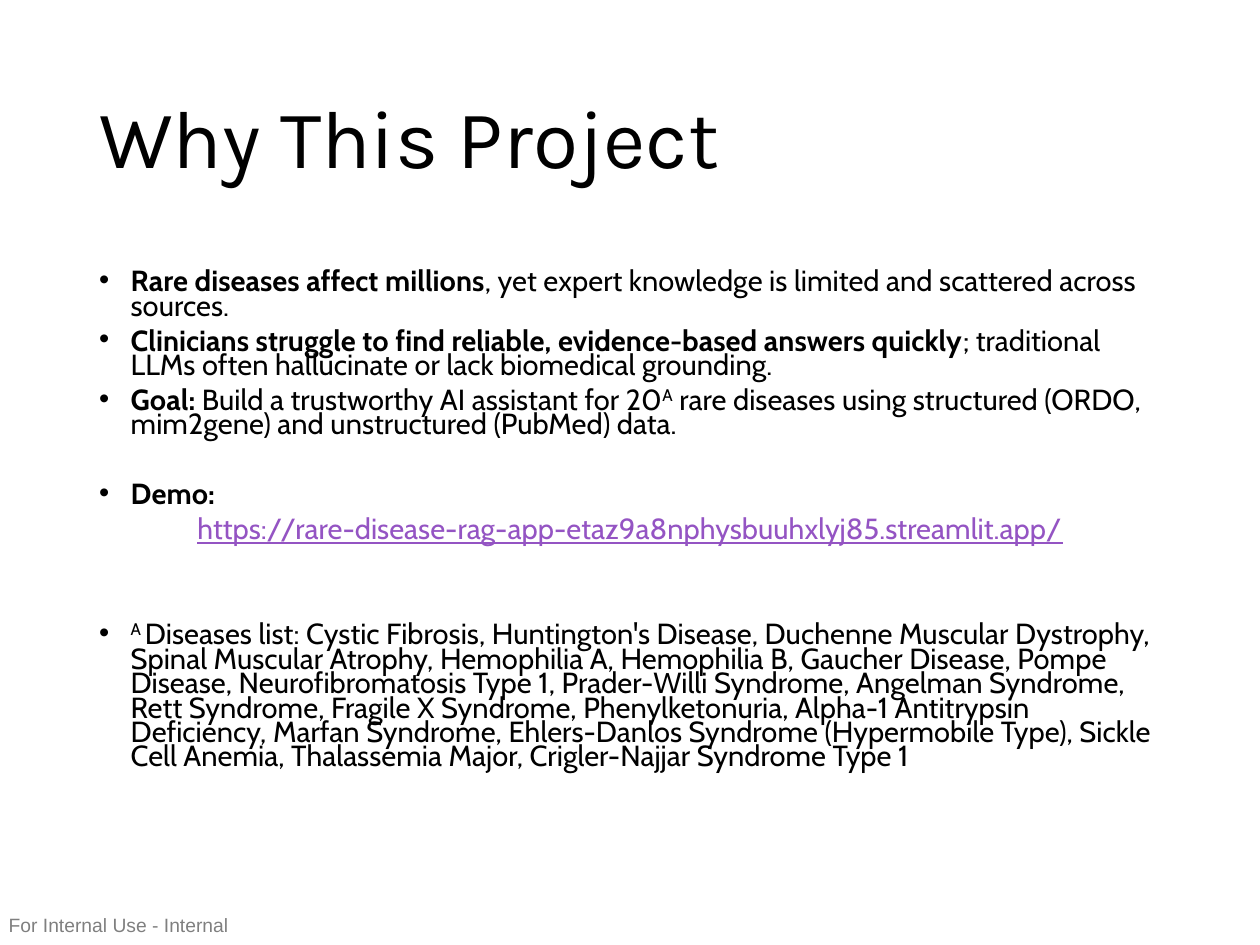
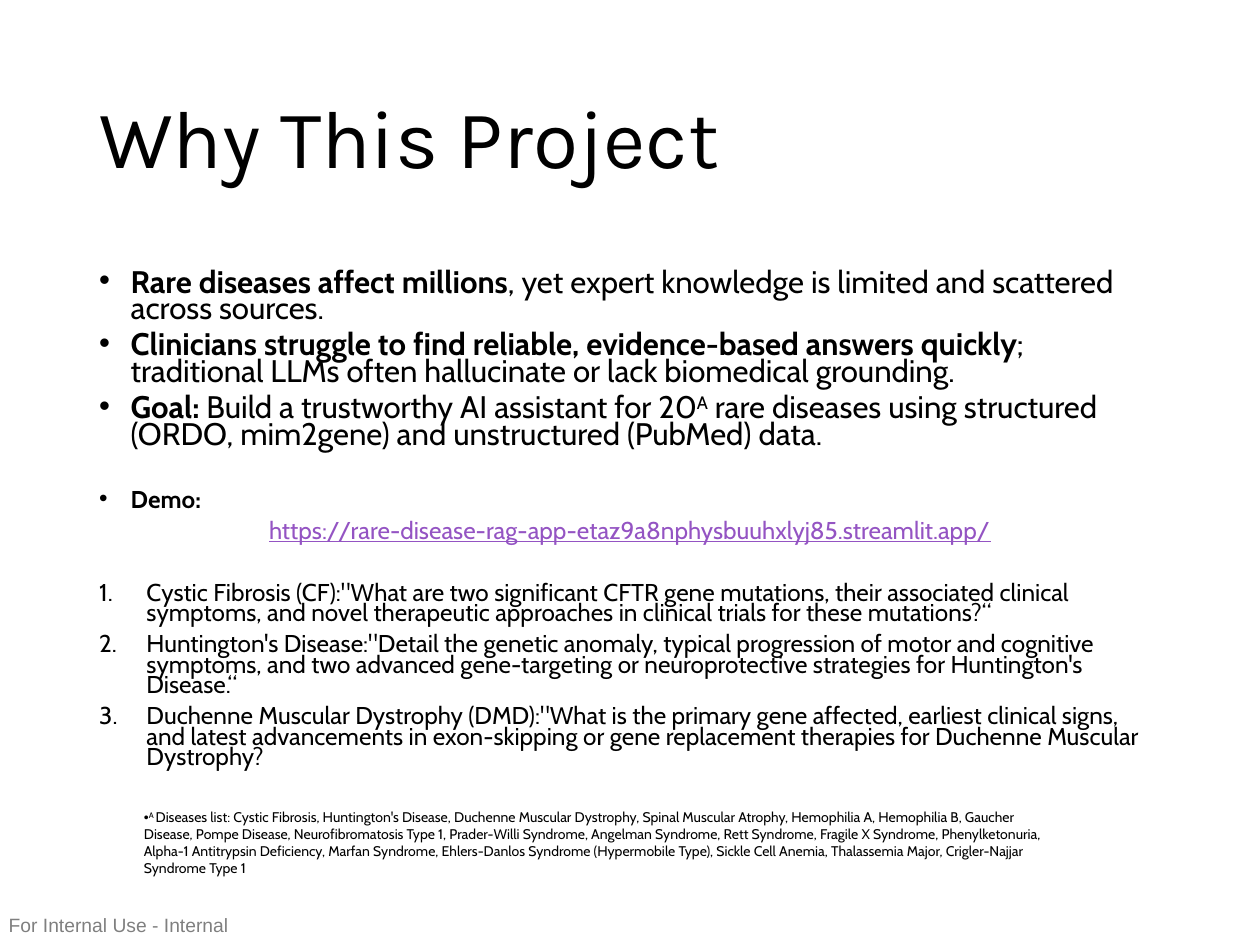
Before and after one commit to JaShlomi/rare-disease-rag-app, a slide deck: slide 2 of Rare_Disease_RAG.pptx. Drawn at 1260x945 pixels with LibreOffice and Linux fonts; fonts in the diff are those of the drawing. Boxes give left, top, right and bottom in pixels: in the first picture for what was removed or moved away, otherwise in the second. Text is boxed around its words. In the diff, an @@ line names an element or a change of style, - is before the commit and + after.

```diff
--- a/Rare_Disease_RAG.pptx
+++ b/Rare_Disease_RAG.pptx
@@ text at box(131, 269, 1113, 545): size 16.6 to 17.8 pt in "Rare diseases affect millions, yet expert knowledge ...", "Clinicians struggle to find reliable, evidence-based answers ...", "Goal: Build a trustworthy AI assistant for ..."; size 16.6 to 13.9 pt in "Demo:", "https://rare-disease-rag-app-etaz9a8nphysbuuhxlyj85.streamli ..." @@
@@ text at box(146, 582, 1138, 771): text changed; size 16.6 to 13.9 pt @@
-• A Diseases list: Cystic Fibrosis, Huntington's Disease, Duchenne Muscular Dystrophy, Spinal Muscular Atrophy, Hemophilia A, Hemophilia B, Gaucher Disease, Pompe Disease, Neurofibromatosis Type 1, Prader-Willi Syndrome, Angelman Syndrome, Rett Syndrome, Fragile X Syndrome, Phenylketonuria, Alpha-1 Antitrypsin Deficiency, Marfan Syndrome, Ehlers-Danlos Syndrome (Hypermobile Type), Sickle Cell Anemia, Thalassemia Major, Crigler-Najjar Syndrome Type 1
+1. Cystic Fibrosis (CF):"What are two significant CFTR gene mutations, their associated clinical symptoms, and novel therapeutic approaches in clinical trials for these mutations?“
+2. Huntington's Disease:"Detail the genetic anomaly, typical progression of motor and cognitive symptoms, and two advanced gene-targeting or neuroprotective strategies for Huntington's Disease.“
+3. Duchenne Muscular Dystrophy (DMD):"What is the primary gene affected, earliest clinical signs, and latest advancements in exon-skipping or gene replacement therapies for Duchenne Muscular Dystrophy?
@@ text added at box(144, 811, 1041, 877), 8 pt, text #000000 @@
+• A Diseases list: Cystic Fibrosis, Huntington's Disease, Duchenne Muscular Dystrophy, Spinal Muscular Atrophy, Hemophilia A, Hemophilia B, Gaucher Disease, Pompe Disease, Neurofibromatosis Type 1, Prader-Willi Syndrome, Angelman Syndrome, Rett Syndrome, Fragile X Syndrome, Phenylketonuria, Alpha-1 Antitrypsin Deficiency, Marfan Syndrome, Ehlers-Danlos Syndrome (Hypermobile Type), Sickle Cell Anemia, Thalassemia Major, Crigler-Najjar Syndrome Type 1
```
Also in this commit, not shown: 1 other file.
